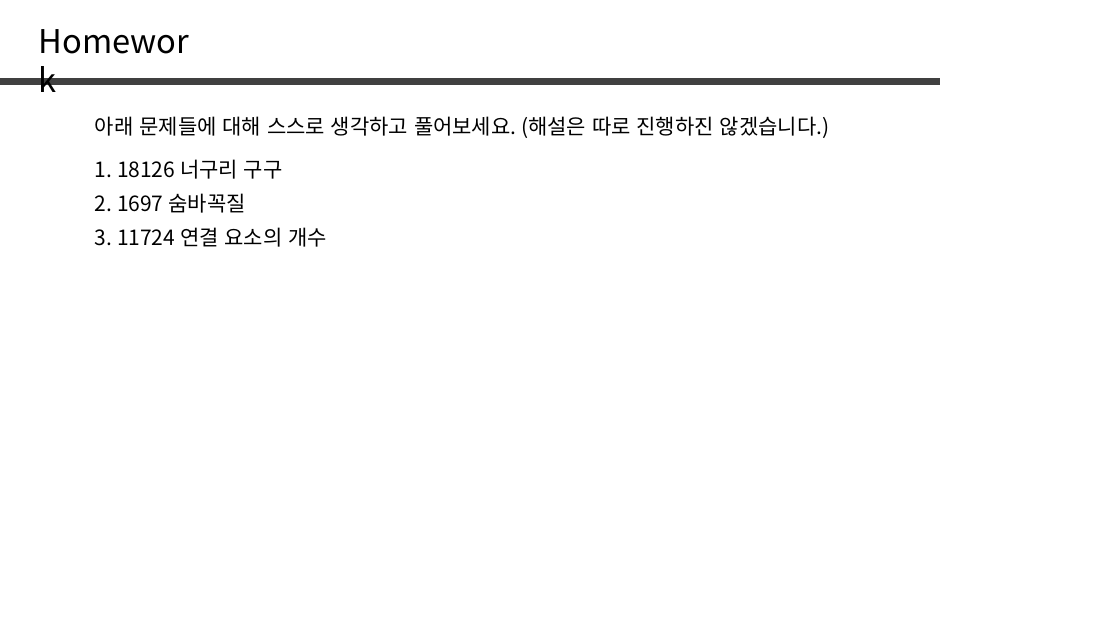
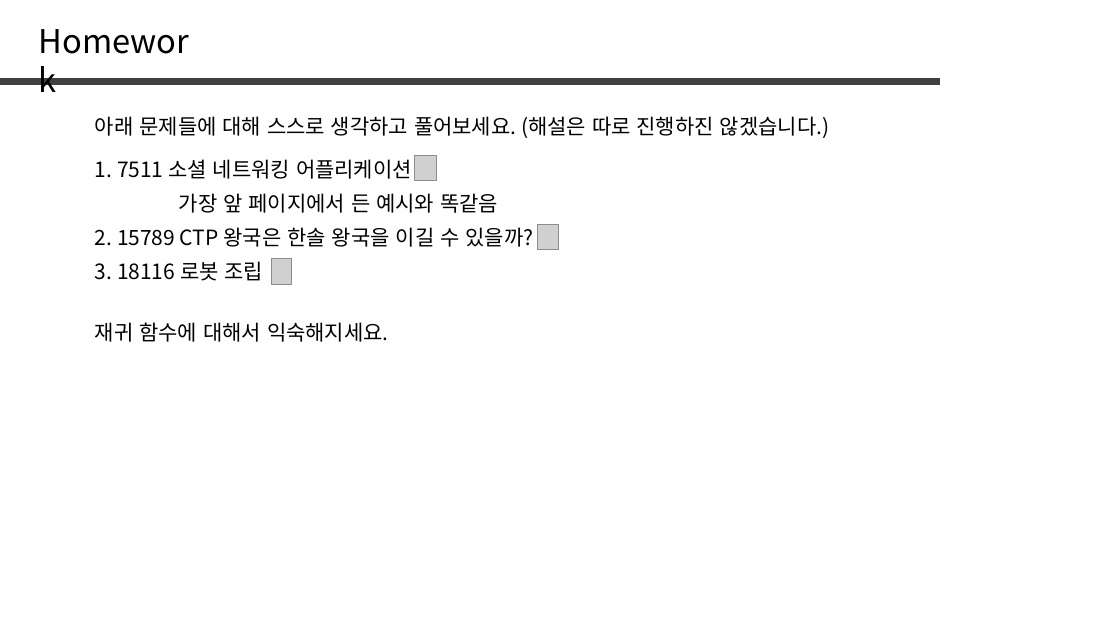
Before and after one commit to jaehoo1/PS-study, a slide deck: slide 34 of study/10_Disjoint Set.pptx (slide 58 before the commit). Drawn at 1120x630 pixels with LibreOffice and Linux fonts; fonts in the diff are those of the drawing; grey boxes stand for pictures. Boxes give left, top, right and bottom in pixels: in the first picture for what was removed or moved away, otherwise in the second. Text is boxed around its words. In the diff, an @@ line names an element or a change of style, - is before the commit and + after.

```diff
--- a/study/10_Disjoint Set.pptx
+++ b/study/10_Disjoint Set.pptx
@@ text at bbox=[95, 159, 412, 179]: text changed @@
-1. 18126 너구리 구구
+1. 7511 소셜 네트워킹 어플리케이션
@@ picture added at bbox=[415, 155, 437, 180] @@
@@ text added at bbox=[179, 193, 498, 213], 18 pt, text #000000 @@
+가장 앞 페이지에서 든 예시와 똑같음
@@ text at bbox=[95, 227, 534, 247]: text changed @@
-2. 1697 숨바꼭질
+2. 15789 CTP 왕국은 한솔 왕국을 이길 수 있을까?
@@ picture added at bbox=[538, 224, 558, 250] @@
@@ text at bbox=[95, 261, 264, 281]: text changed @@
-3. 11724 연결 요소의 개수
+3. 18116 로봇 조립
@@ picture added at bbox=[271, 259, 292, 284] @@
@@ text added at bbox=[95, 322, 389, 342], 18 pt, text #000000 @@
+재귀 함수에 대해서 익숙해지세요.
```
Also in this commit, not shown: 22 slides added, 46 slides removed.
